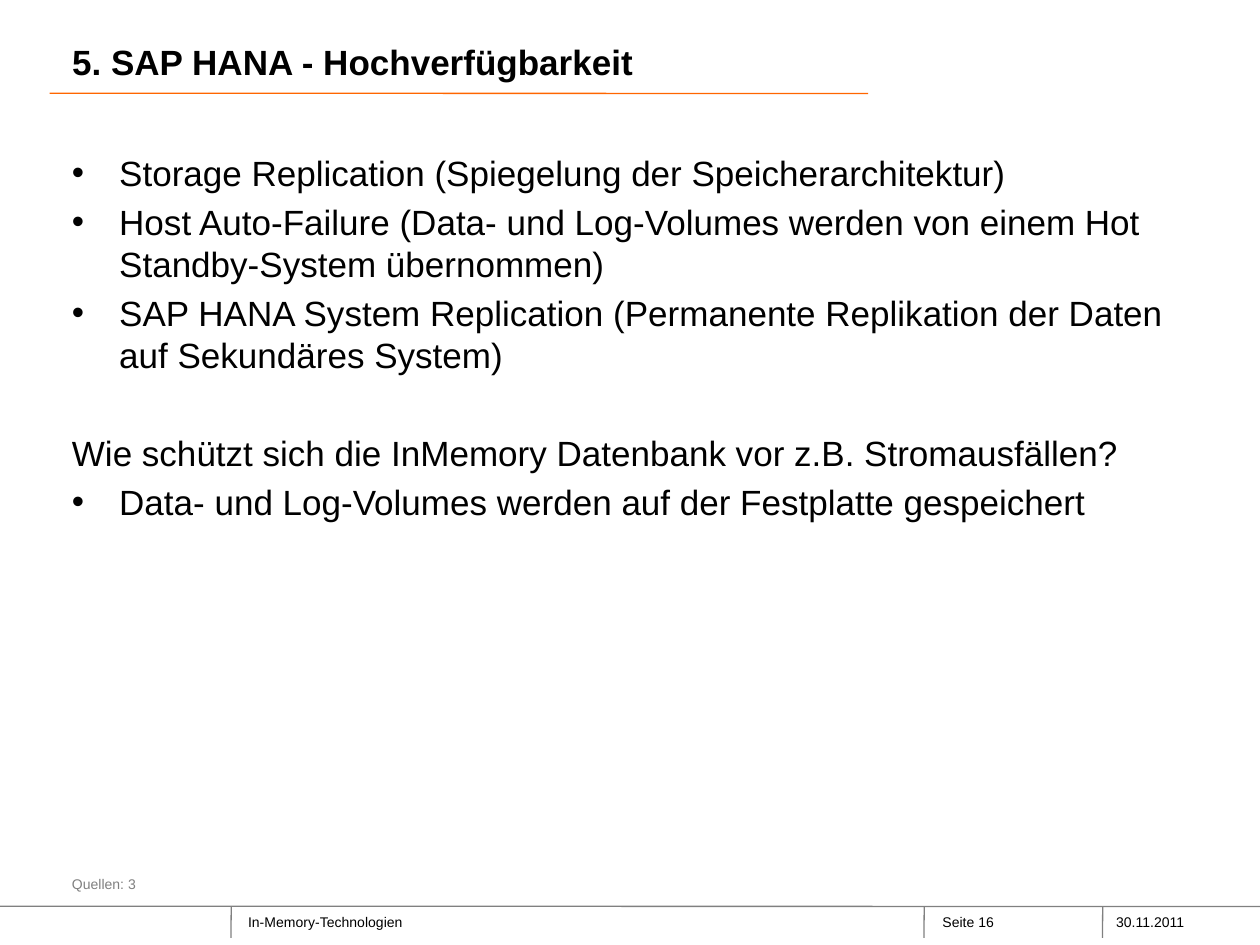
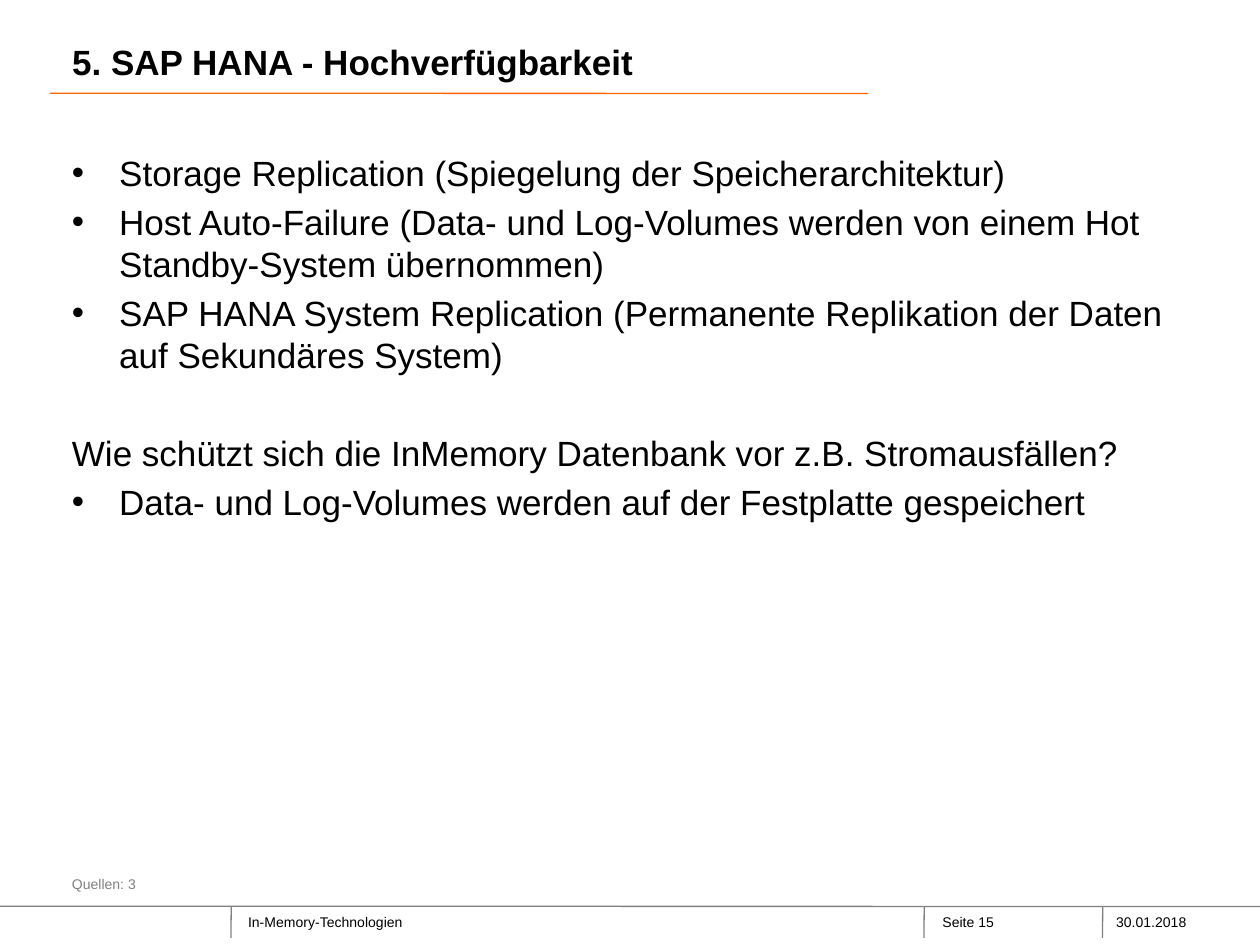
Before and after one commit to Philwi/ProjektseminarInMemory, a slide deck: slide 15 of FINAL.pptx (slide 16 before the commit). Drawn at 1260x945 pixels with LibreOffice and Linux fonts; fonts in the diff are those of the drawing; background and template pictures are left out. Boxes give left, top, right and bottom in pixels: in the first picture for what was removed or moved away, otherwise in the second. Text is boxed around its words. In the diff, an @@ line names an element or a change of style, - is before the commit and + after.

```diff
--- a/FINAL.pptx
+++ b/FINAL.pptx
@@ page number at (x1=942, y1=917, x2=994, y2=927): text changed @@
-Seite 16
+Seite 15
@@ text at (x1=1116, y1=917, x2=1186, y2=927): text changed @@
-30.11.2011
+30.01.2018
```
Also in this commit, not shown: 30 other slides changed, 1 slide removed.
